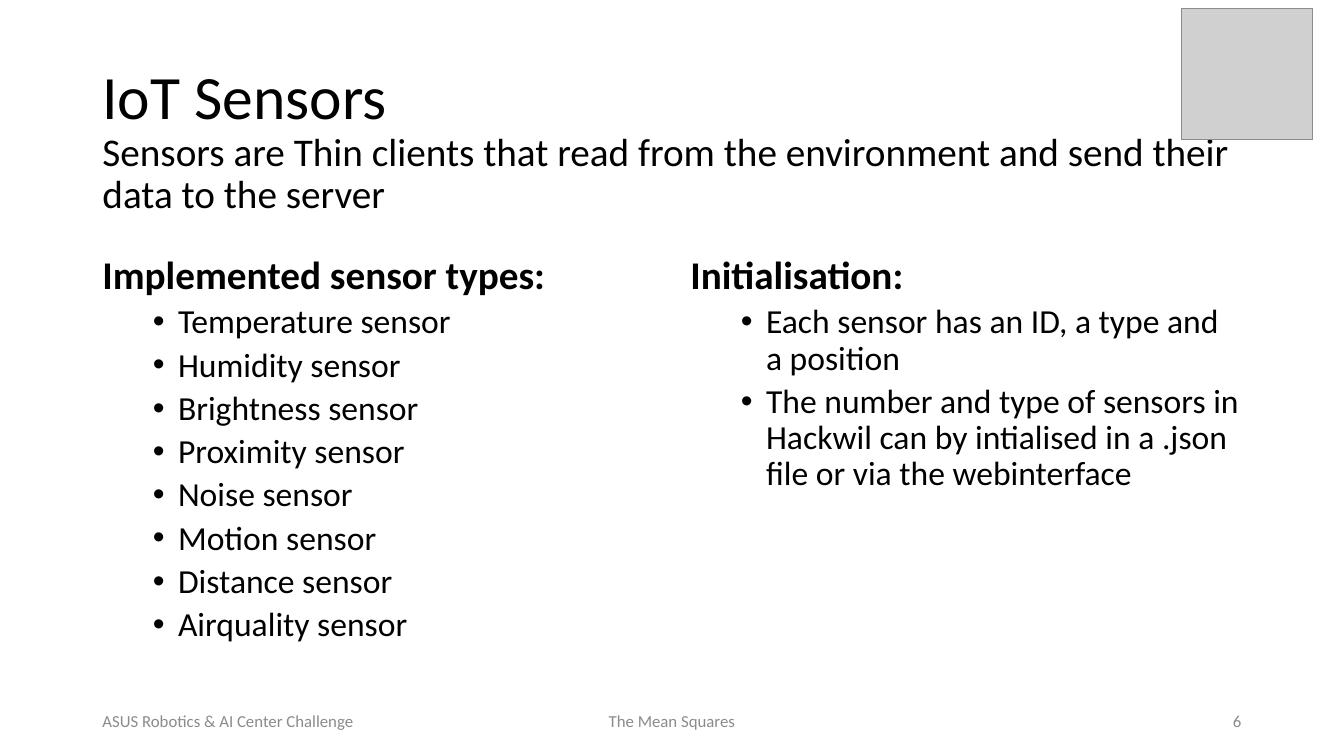
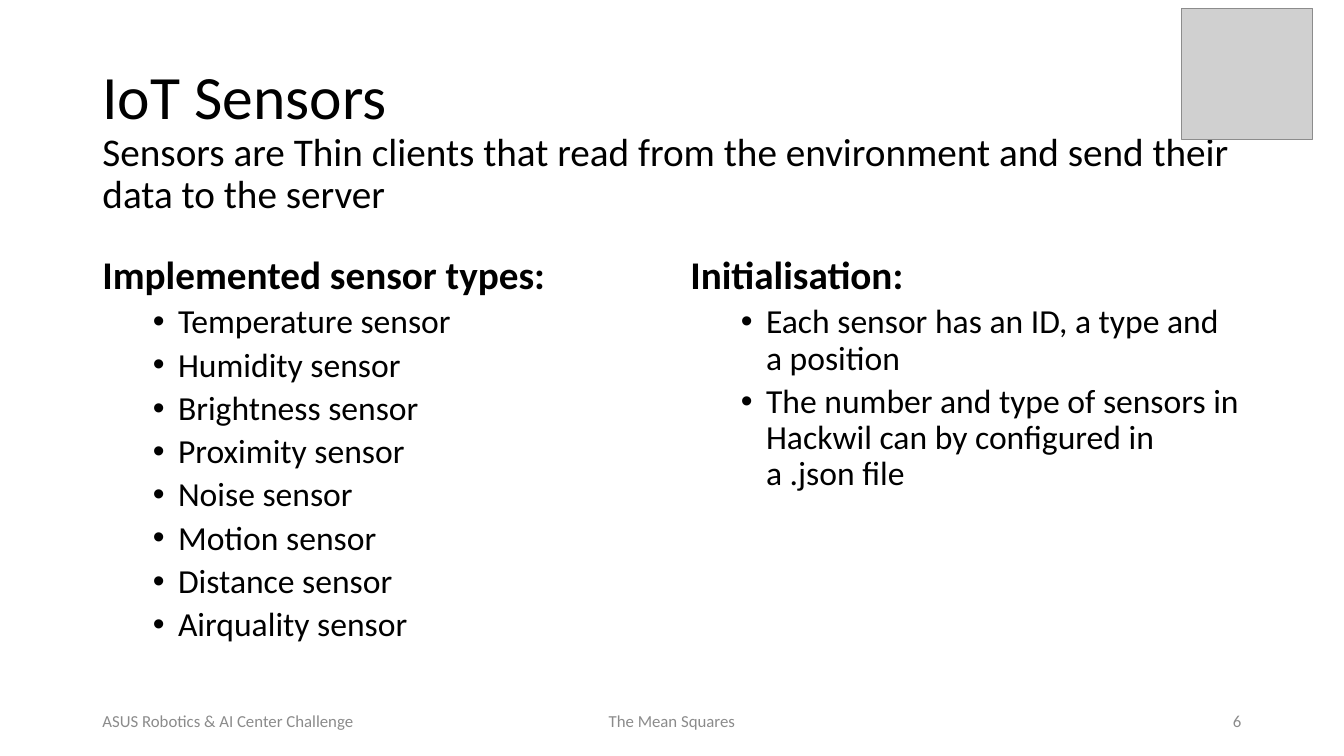
Before and after one commit to Karko93/Polyhack2020-Project, a slide deck: slide 6 of Documents/TheMeanSquares_ASUSChallenge.pptx. Drawn at 1344x756 pixels with LibreOffice and Linux fonts; fonts in the diff are those of the drawing; grey boxes stand for pictures; background and template pictures are left out. Boxes give left, top, right and bottom in pixels: in the first picture for what was removed or moved away, otherwise in the second. Text is boxed around its words. In the diff, an @@ line names an element or a change of style, - is before the commit and + after.

Commit message:
updated slides

```diff
--- a/Documents/TheMeanSquares_ASUSChallenge.pptx
+++ b/Documents/TheMeanSquares_ASUSChallenge.pptx
@@ text at [766, 389, 1238, 491]: text changed @@
-  • The number and type of sensors in Hackwil can by intialised in a .json file or via the webinterface
+  • The number and type of sensors in Hackwil can by configured in a .json file
```
Also in this commit, not shown: 1 other slide changed, 1 other file.
